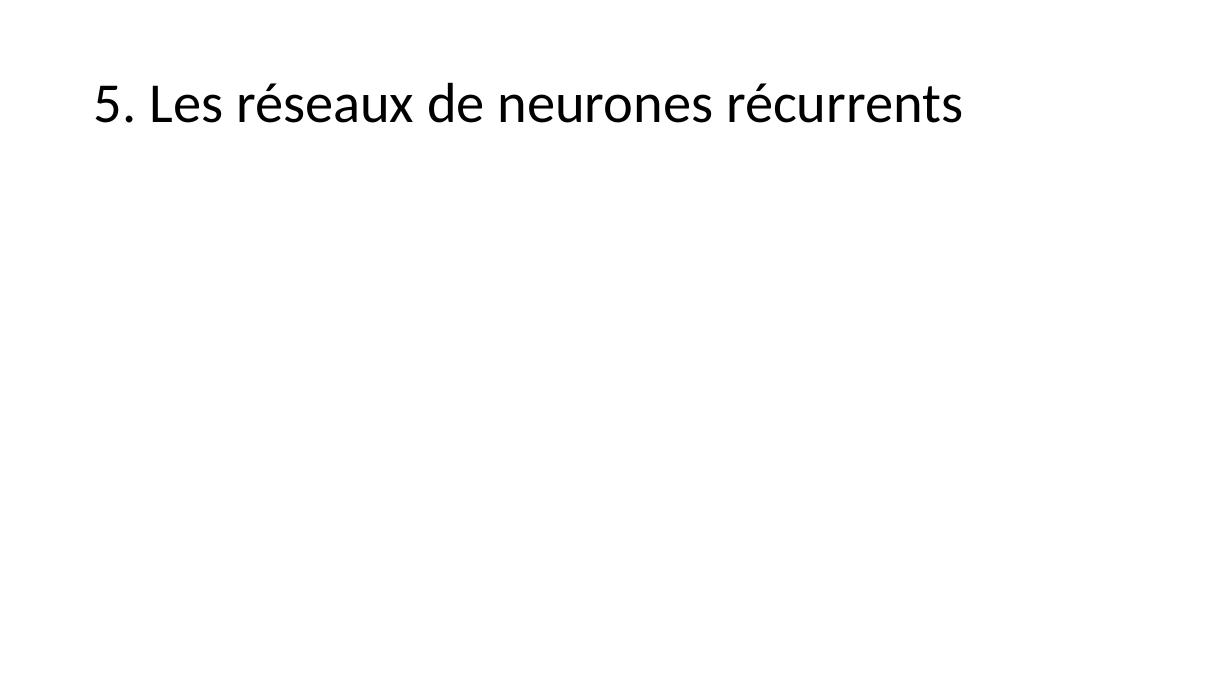
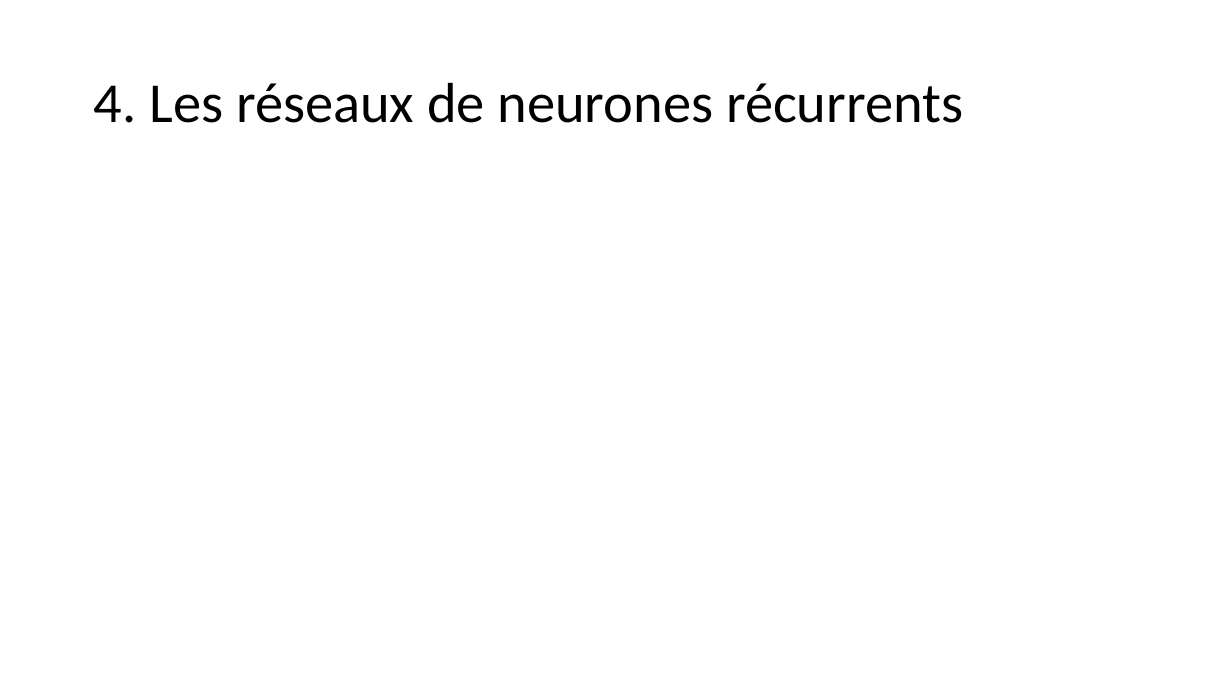
Before and after one commit to jolindien-git/jolindien-git.github.io, a slide deck: slide 19 of Intelligence Artificielle et Analyse de donnees.pptx. Drawn at 1232x693 pixels with LibreOffice and Linux fonts; fonts in the diff are those of the drawing. Boxes give left, top, right and bottom in pixels: in the first picture for what was removed or moved away, otherwise in the second. Text is boxed around its words. In the diff, an @@ line names an element or a change of style, - is before the commit and + after.

```diff
--- a/Intelligence Artificielle et Analyse de donnees.pptx
+++ b/Intelligence Artificielle et Analyse de donnees.pptx
@@ title at [94, 82, 963, 123]: text changed @@
-5. Les réseaux de neurones récurrents
+4. Les réseaux de neurones récurrents
```
Also in this commit, not shown: 4 other slides changed, 2 slides added, 1 slide removed, 4 other files.
